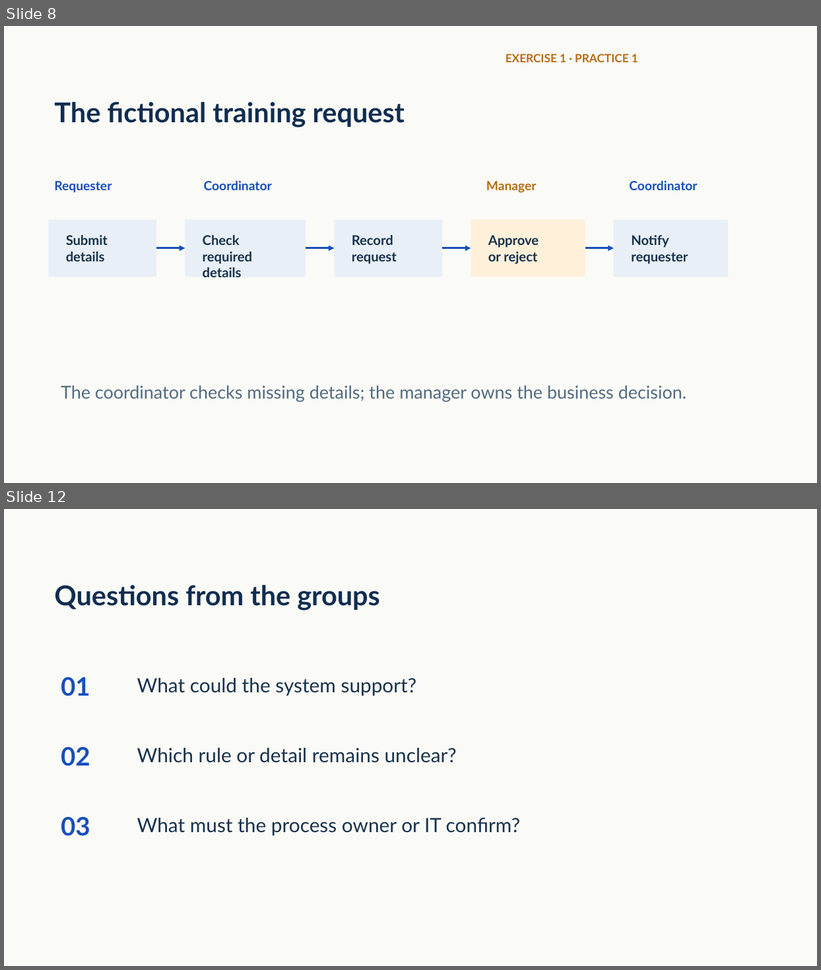
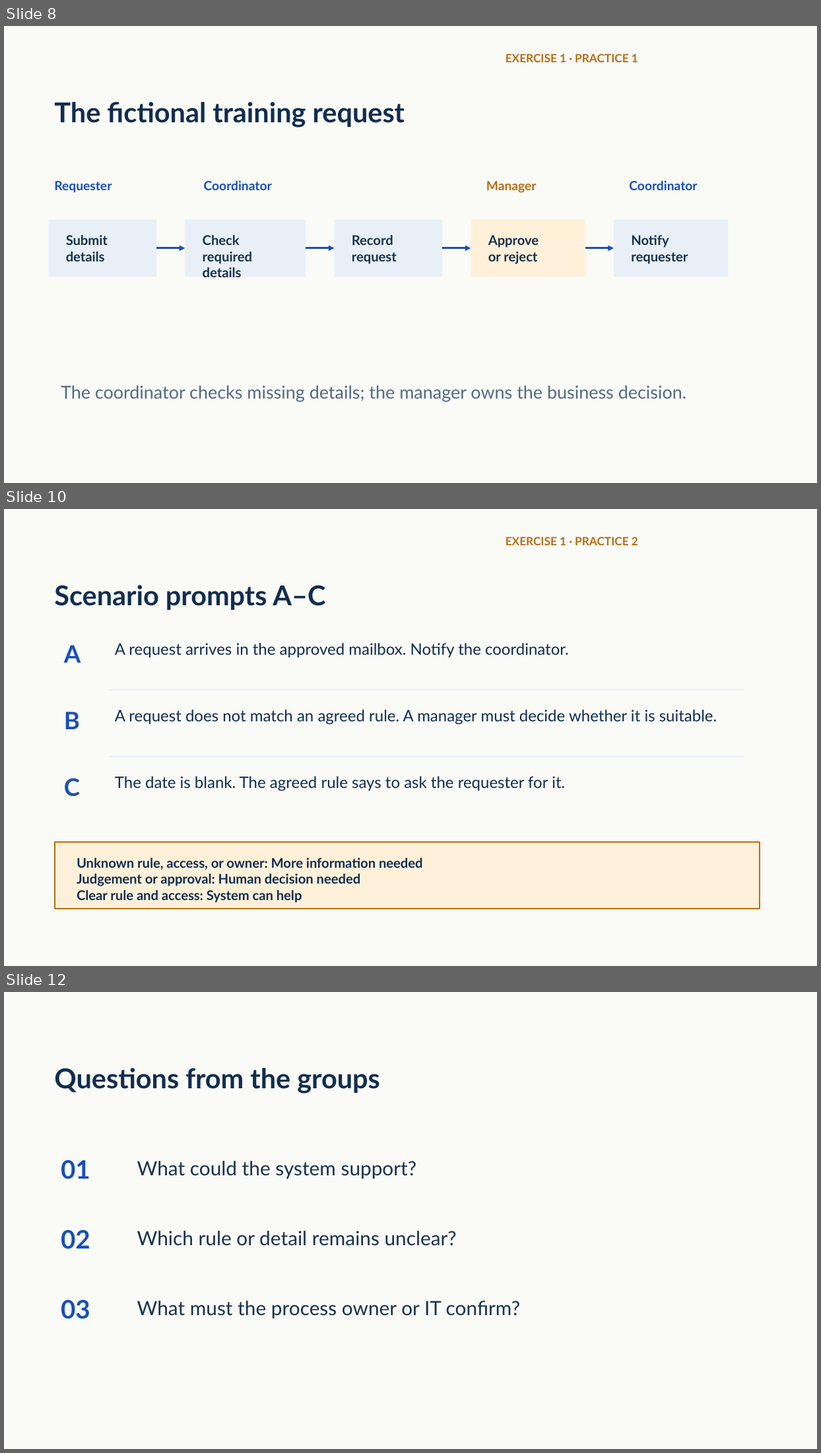
Before and after one commit to teerasej/power-automate-leadership-workshop, a slide deck: docs/public/downloads/strategic-automation-leadership-en-revised-v3.pptx. Shown one above the other, each under a label of ours: slides 8 and 12 before the commit, slides 8, 10 and 12 after it; the slides between them are not shown. The pictures are 821x970 and 821x1453 pixels, drawn with LibreOffice and Linux fonts; fonts in the diff are those of the drawing. Boxes give left, top, right and bottom in pixels: in the first picture for what was removed or moved away, otherwise in the second. Text is boxed around its words. In the diff, an @@ line names an element or a change of style, - is before the commit and + after.

```diff
--- a/docs/public/downloads/strategic-automation-leadership-en-revised-v3.pptx
+++ b/docs/public/downloads/strategic-automation-leadership-en-revised-v3.pptx
@@ slide 10 added at box(4, 509, 817, 966), background #FAFAF7 @@
@@ text added at box(506, 537, 638, 545), 13.5 pt, text #B76D13, bold @@
+EXERCISE 1 · PRACTICE 2
@@ text added at box(54, 585, 325, 610), 32.2 pt, text #102D50, bold @@
+Scenario prompts A–C
@@ text added at box(64, 645, 81, 663), 28.5 pt, text #174FBA, bold @@
+A
@@ text added at box(115, 643, 569, 657), 18.8 pt, text #102D50 @@
+A request arrives in the approved mailbox. Notify the coordinator.
@@ rectangle added at box(109, 690, 745, 691), fill #E8EFF7 @@
@@ text added at box(64, 712, 80, 729), 28.5 pt, text #174FBA, bold @@
+B
@@ text added at box(115, 710, 717, 725), 18.8 pt, text #102D50 @@
+A request does not match an agreed rule. A manager must decide whether it is suitable.
@@ rectangle added at box(109, 756, 745, 757), fill #E8EFF7 @@
@@ text added at box(64, 778, 80, 797), 28.5 pt, text #174FBA, bold @@
+C
@@ text added at box(115, 776, 565, 791), 18.8 pt, text #102D50 @@
+The date is blank. The agreed rule says to ask the requester for it.
@@ rectangle added at box(55, 843, 760, 909), fill #FFF0D9, outline #B76D13 1.5 pt @@
@@ text added at box(77, 858, 423, 903), 15.8 pt, text #102D50, bold @@
+Unknown rule, access, or owner: More information needed
+Judgement or approval: Human decision needed
+Clear rule and access: System can help
```
Also in this commit, not shown: 2 slides changed, 1 other slide added, 2 slides removed, 16 other files.
